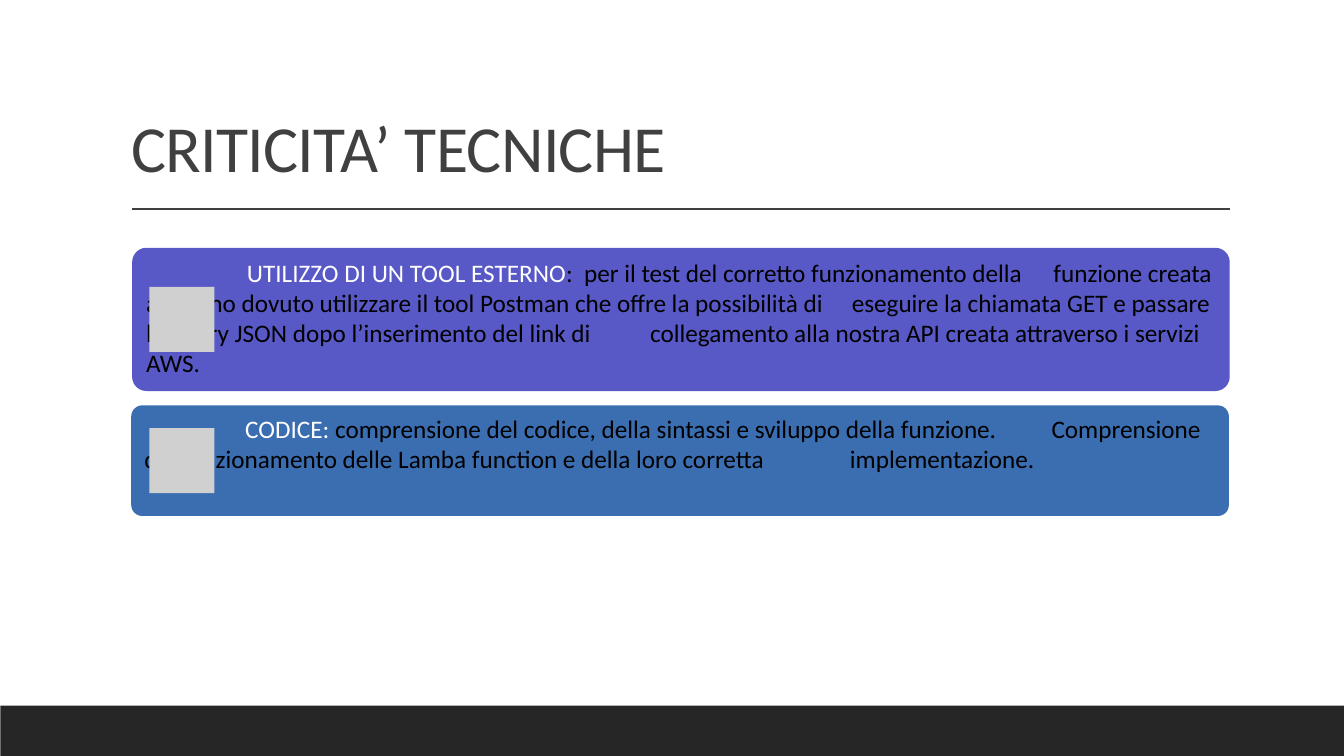
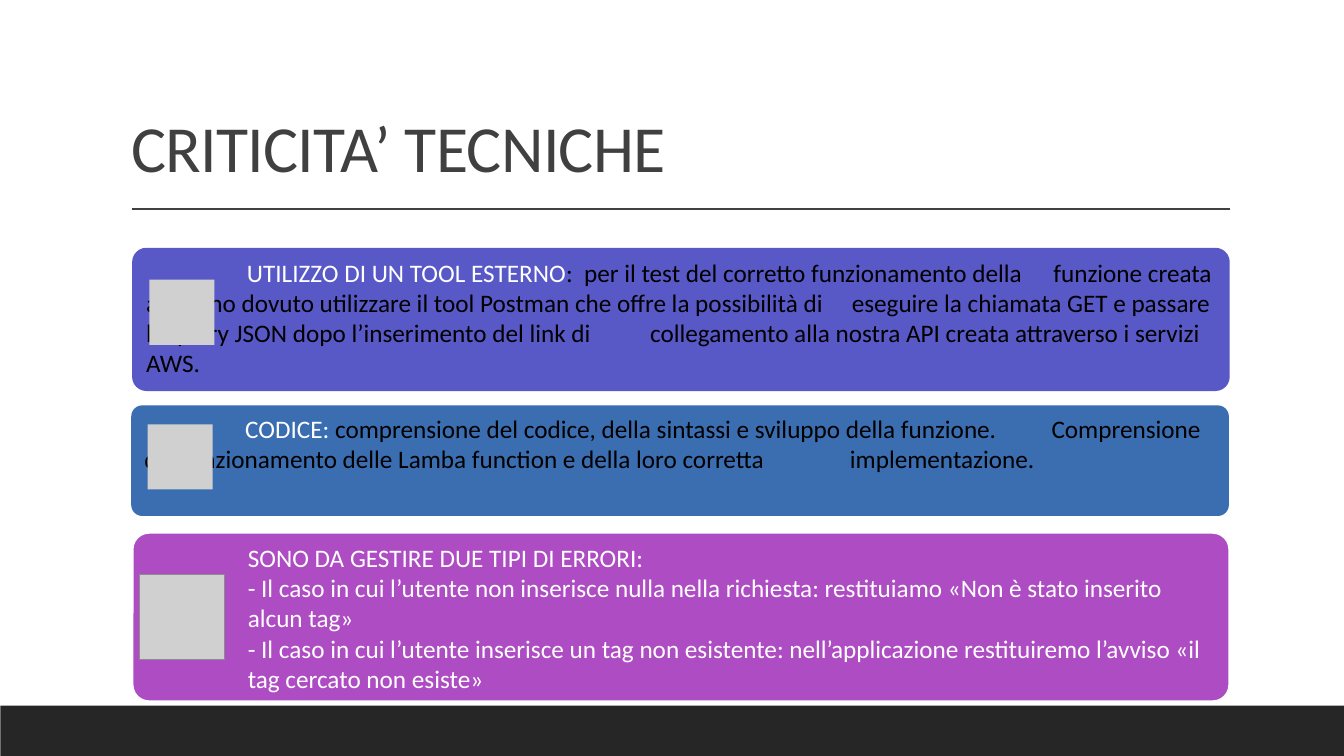
Before and after one commit to PirottaNicola/TC-Mproject_Boffelli_Pirotta, a slide deck: slide 16 of Preparation files/MyTEDx_Presentazione.pptx. Drawn at 1344x756 pixels with LibreOffice and Linux fonts; fonts in the diff are those of the drawing; grey boxes stand for pictures. Boxes give left, top, right and bottom in pixels: in the first picture for what was removed or moved away, otherwise in the second. Text is boxed around its words. In the diff, an @@ line names an element or a change of style, - is before the commit and + after.

```diff
--- a/Preparation files/MyTEDx_Presentazione.pptx
+++ b/Preparation files/MyTEDx_Presentazione.pptx
@@ picture: place and size @@
-picture at box(149, 429, 215, 494)
+picture at box(149, 280, 215, 346)
@@ picture: place and size @@
-picture at box(149, 287, 215, 353)
+picture at box(148, 424, 214, 490)
@@ rounded rectangle added at box(132, 532, 1230, 702), fill #AE4DC3, outline #FFFFFF 2 pt, 18 pt, text #FFFFFF @@
+SONO DA GESTIRE DUE TIPI DI ERRORI:
+    - Il caso in cui l’utente non inserisce nulla nella richiesta: restituiamo «Non è stato inserito alcun tag»
+    - Il caso in cui l’utente inserisce un tag non esistente: nell’applicazione restituiremo l’avviso «il tag cercato non esiste»
@@ picture added at box(140, 575, 225, 659) @@
```
Also in this commit, not shown: 1 other slide changed, 2 other files.
